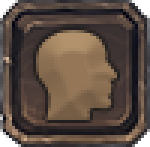
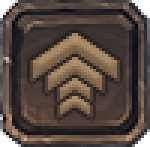
Before/after of a 150×147 layered artwork. What changed in the layer stack:
added layer "Layer 37" above "Layer 36" over <box>30,33,120,120</box>
hid "Layer 18" over <box>36,30,117,120</box>
